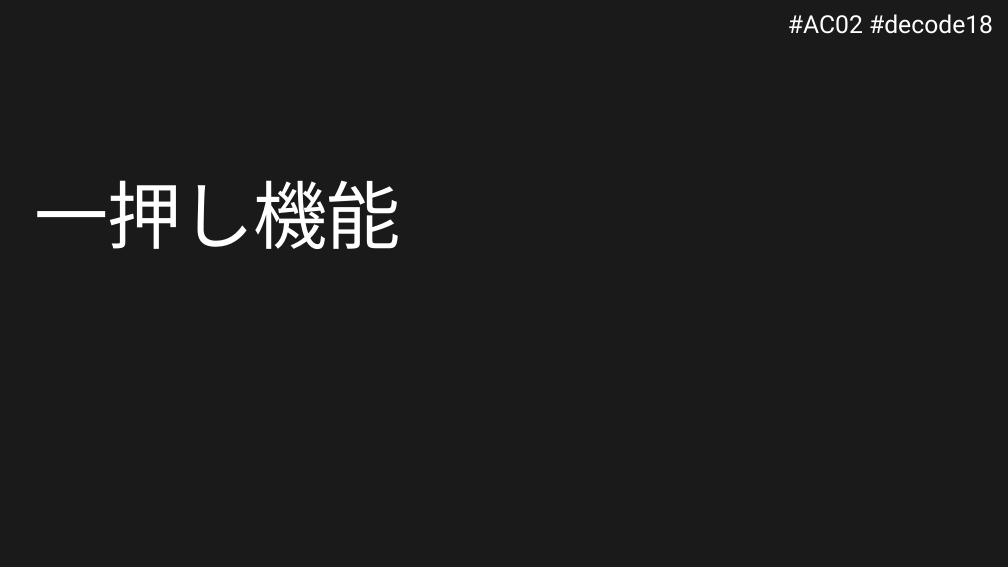
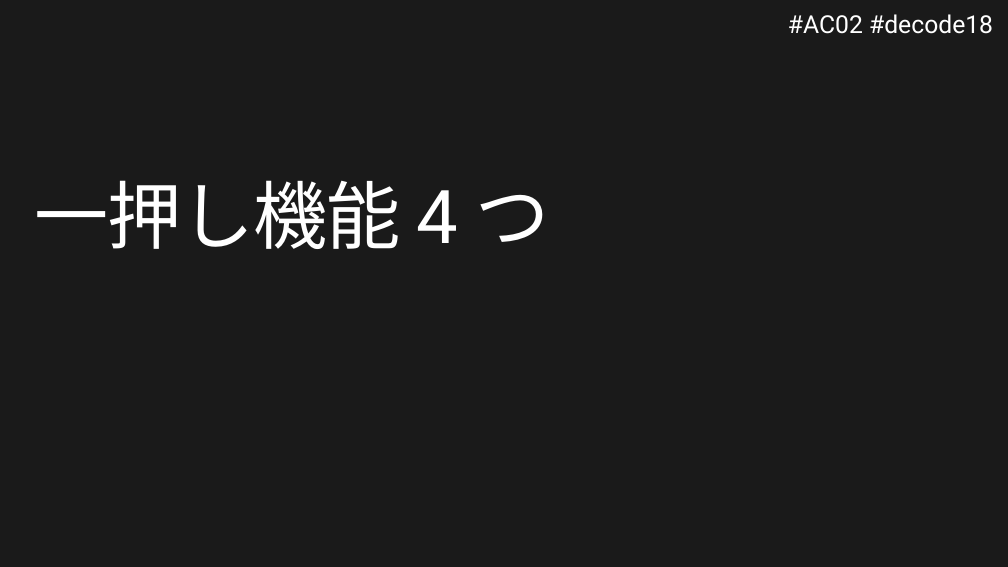
Before and after one commit to runceel/decode2018, a slide deck: slide 21 of docs/AC02.pptx (slide 7 before the commit). Drawn at 1008x567 pixels with LibreOffice and Linux fonts; fonts in the diff are those of the drawing; background and template pictures are left out. Boxes give left, top, right and bottom in pixels: in the first picture for what was removed or moved away, otherwise in the second. Text is boxed around its words. In the diff, an @@ line names an element or a change of style, - is before the commit and + after.

```diff
--- a/docs/AC02.pptx
+++ b/docs/AC02.pptx
@@ title at bbox=[34, 180, 549, 249]: text changed @@
-一押し機能
+一押し機能 4 つ
```
Also in this commit, not shown: 2 other slides changed, 25 slides added, 2 slides removed.
